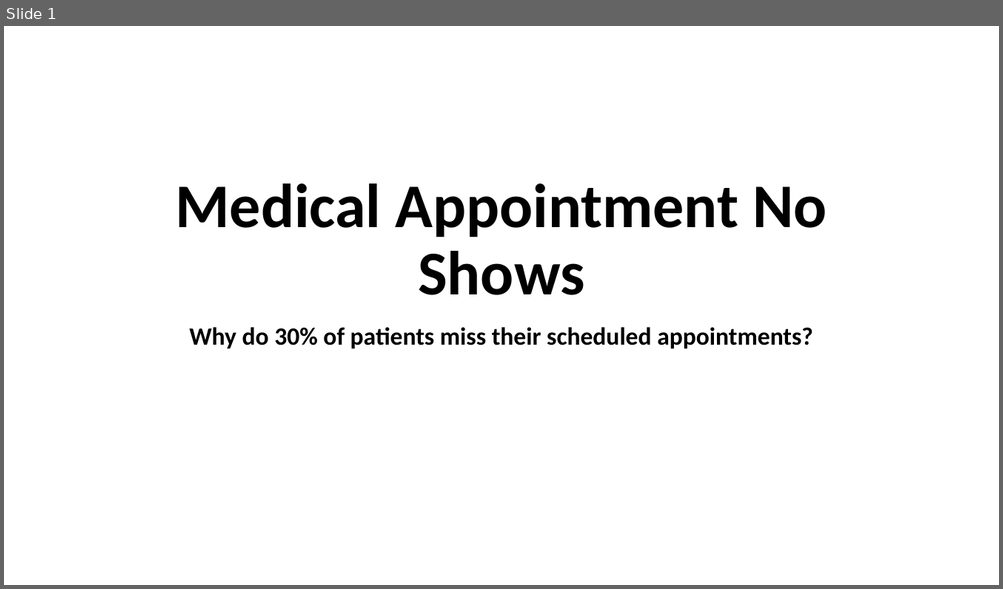
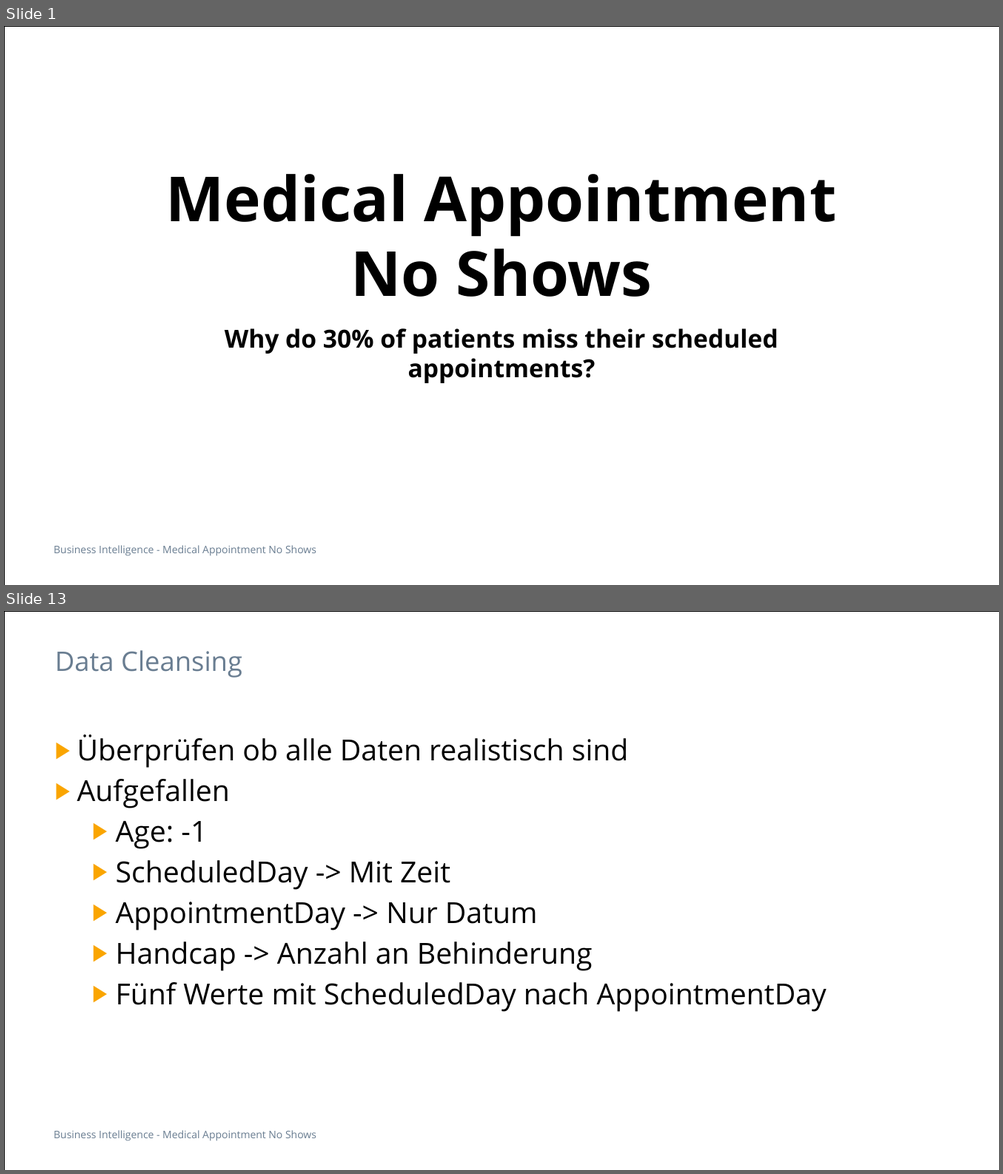
Before and after one commit to soldiervinz/BI_AppointmentShowUp, a slide deck: Medical Appointment No Shows.pptx. Shown one above the other, each under a label of ours: slide 1 before the commit, slides 1 and 13 after it; the slides between them are not shown. The pictures are 1003x589 and 1003x1174 pixels, drawn with LibreOffice and Linux fonts; fonts in the diff are those of the drawing. Boxes give left, top, right and bottom in pixels: in the first picture for what was removed or moved away, otherwise in the second. Text is boxed around its words. In the diff, an @@ line names an element or a change of style, - is before the commit and + after.

```diff
--- a/Medical Appointment No Shows.pptx
+++ b/Medical Appointment No Shows.pptx
@@ slide 13 added at (x1=4, y1=611, x2=999, y2=1170), background #FFFFFF; not listed: 2 template elements that a slide beside it also shows @@
@@ title added at (x1=55, y1=650, x2=242, y2=678), 26 pt, text #697D91 @@
+Data Cleansing
@@ text added at (x1=77, y1=735, x2=826, y2=1012), 28 pt, text #000000 @@
+▶ Überprüfen ob alle Daten realistisch sind
+▶ Aufgefallen
+  ▶ Age: -1
+  ▶ ScheduledDay -> Mit Zeit
+  ▶ AppointmentDay -> Nur Datum
+  ▶ Handcap -> Anzahl an Behinderung
+  ▶ Fünf Werte mit ScheduledDay nach AppointmentDay
@@ slide 1 changed as well @@
@@ rectangle added at (x1=4, y1=26, x2=999, y2=585), outline #000000 0.5 pt @@
@@ title "Medical Appointment No Shows" at (x1=166, y1=174, x2=836, y2=297): font Calibri to Open Sans; line spacing 0.9 to 1 @@
@@ subtitle "Why do 30% of patients ..." at (x1=225, y1=329, x2=778, y2=383): font Calibri to Open Sans; line spacing 0.9 to 1; less space between paragraphs @@
@@ text added at (x1=54, y1=545, x2=316, y2=557), 10 pt, text #697D91 @@
+Business Intelligence - Medical Appointment No Shows
```
Also in this commit, not shown: 5 other slides changed, 14 other slides added, 3 slides removed, 2 other files.
